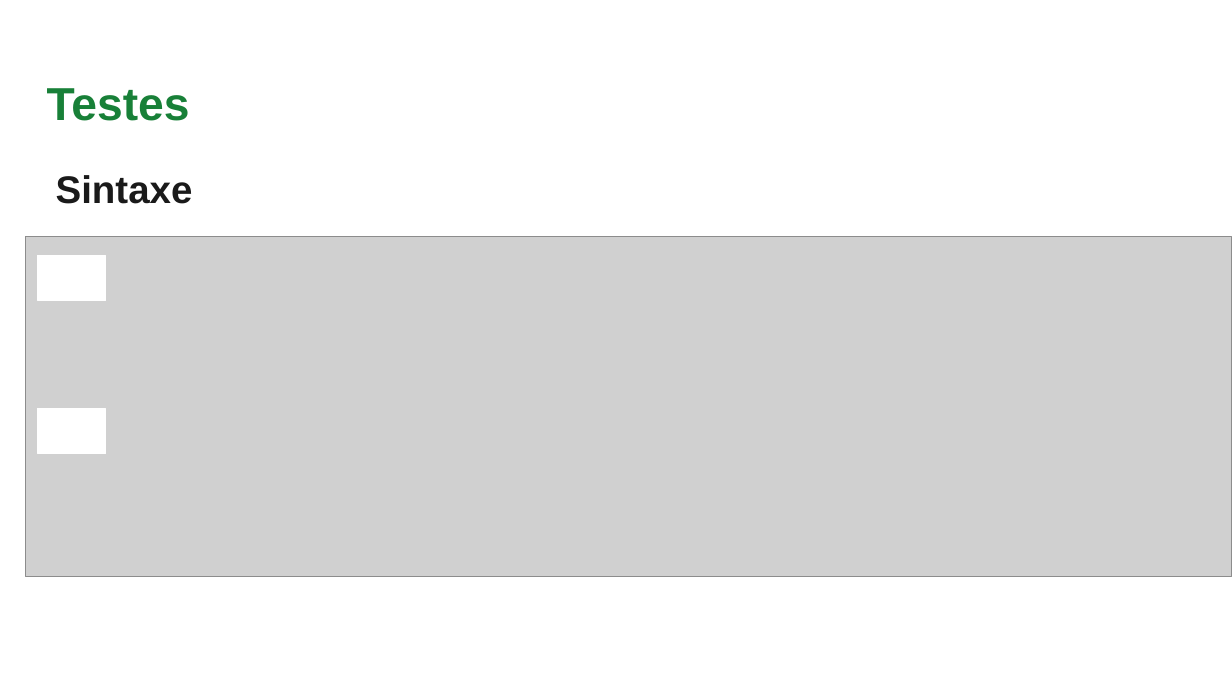
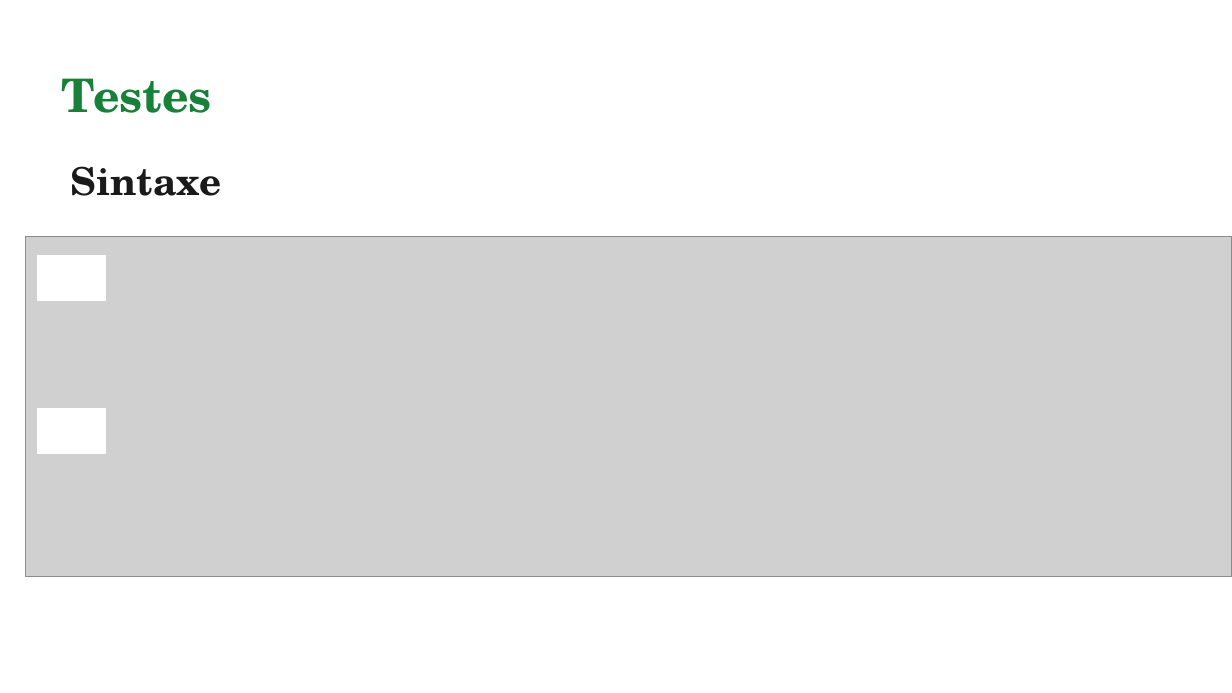
Before and after one commit to Alice678-afk/SO-Trabalho1, a slide deck: slide 21 of entrega/TrabalhoPratico1.pptx. Drawn at 1232x693 pixels with LibreOffice and Linux fonts; fonts in the diff are those of the drawing; grey boxes stand for pictures. Boxes give left, top, right and bottom in pixels: in the first picture for what was removed or moved away, otherwise in the second. Text is boxed around its words. In the diff, an @@ line names an element or a change of style, - is before the commit and + after.

Commit message:
Adicionar testes nos slides

```diff
--- a/entrega/TrabalhoPratico1.pptx
+++ b/entrega/TrabalhoPratico1.pptx
@@ text "Testes" at bbox=[62, 78, 212, 113]: font Arial to TeX Gyre Schola @@
@@ text "Testes": place and size @@
-text "Testes" at bbox=[47, 88, 190, 121]
+text "Testes" at bbox=[62, 78, 212, 113]
@@ text "Sintaxe": place and size @@
-text "Sintaxe" at bbox=[56, 175, 193, 204]
+text "Sintaxe" at bbox=[71, 166, 222, 196]
@@ text "Sintaxe" at bbox=[71, 166, 222, 196]: font Arial to TeX Gyre Schola @@
```
Also in this commit, not shown: 23 other slides changed, 5 slides added, 1 slide removed, 2 other files.
